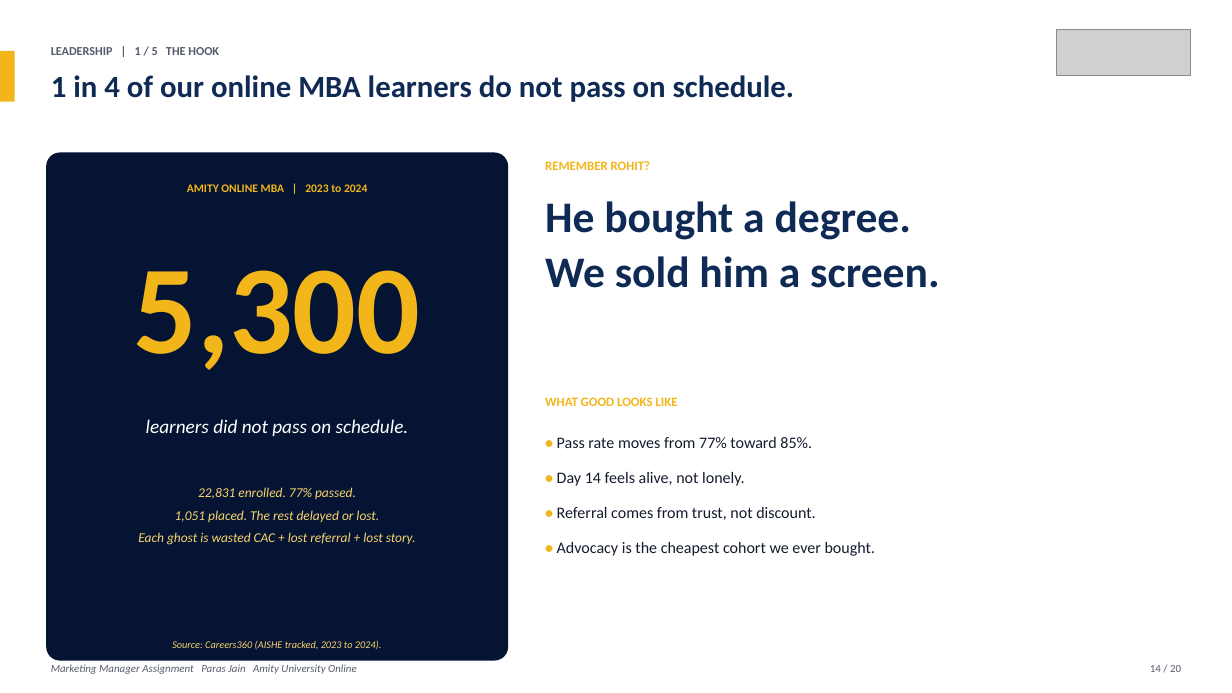
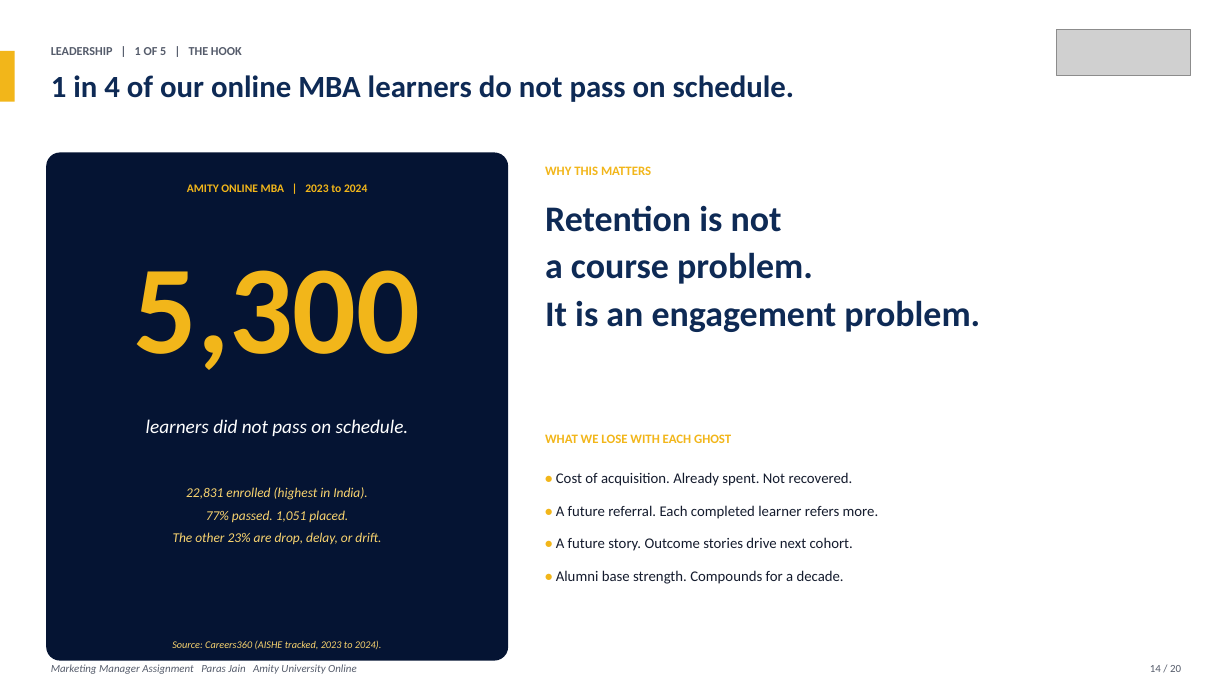
Before and after one commit to parasjain10/amity-marketing-manager-assignment, a slide deck: slide 14 of Amity_Online_Marketing_Manager_Assignment_Paras_Jain.pptx. Drawn at 1232x693 pixels with LibreOffice and Linux fonts; fonts in the diff are those of the drawing; grey boxes stand for pictures. Boxes give left, top, right and bottom in pixels: in the first picture for what was removed or moved away, otherwise in the second. Text is boxed around its words. In the diff, an @@ line names an element or a change of style, - is before the commit and + after.

```diff
--- a/Amity_Online_Marketing_Manager_Assignment_Paras_Jain.pptx
+++ b/Amity_Online_Marketing_Manager_Assignment_Paras_Jain.pptx
@@ text at [51,47,242,55]: text changed @@
-LEADERSHIP | 1 / 5 THE HOOK
+LEADERSHIP | 1 OF 5 | THE HOOK
@@ text at [545,166,651,175]: text changed @@
-REMEMBER ROHIT?
+WHY THIS MATTERS
@@ text at [545,205,980,332]: text changed; size 34 to 28 pt @@
-He bought a degree.
-We sold him a screen.
+Retention is not
+a course problem.
+It is an engagement problem.
@@ text at [545,434,731,443]: text changed @@
-WHAT GOOD LOOKS LIKE
+WHAT WE LOSE WITH EACH GHOST
@@ text at [556,472,879,584]: text changed; size 12.5 to 11.5 pt @@
-• Pass rate moves from 77% toward 85%.
-• Day 14 feels alive, not lonely.
-• Referral comes from trust, not discount.
-• Advocacy is the cheapest cohort we ever bought.
+• Cost of acquisition. Already spent. Not recovered.
+• A future referral. Each completed learner refers more.
+• A future story. Outcome stories drive next cohort.
+• Alumni base strength. Compounds for a decade.
@@ text at [173,487,381,545]: text changed @@
-22,831 enrolled. 77% passed.
-1,051 placed. The rest delayed or lost.
-Each ghost is wasted CAC + lost referral + lost story.
+22,831 enrolled (highest in India).
+77% passed. 1,051 placed.
+The other 23% are drop, delay, or drift.
```
Also in this commit, not shown: 12 other slides changed, 4 slides added, 4 slides removed, 1 other file.
